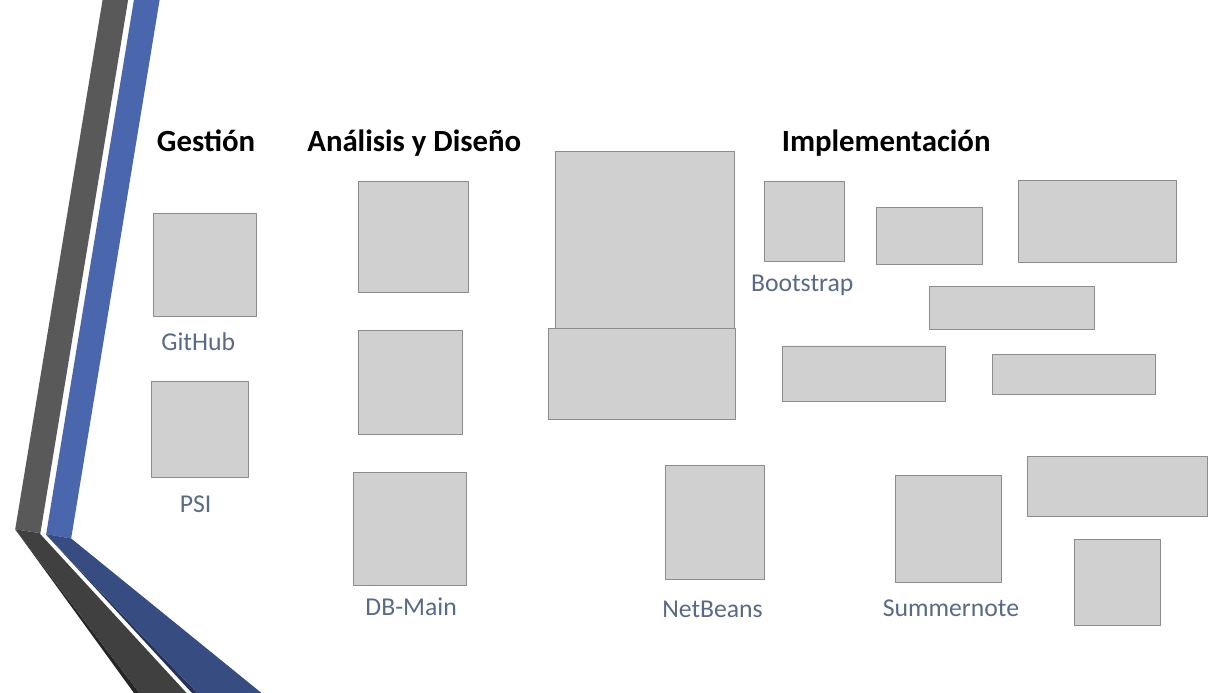
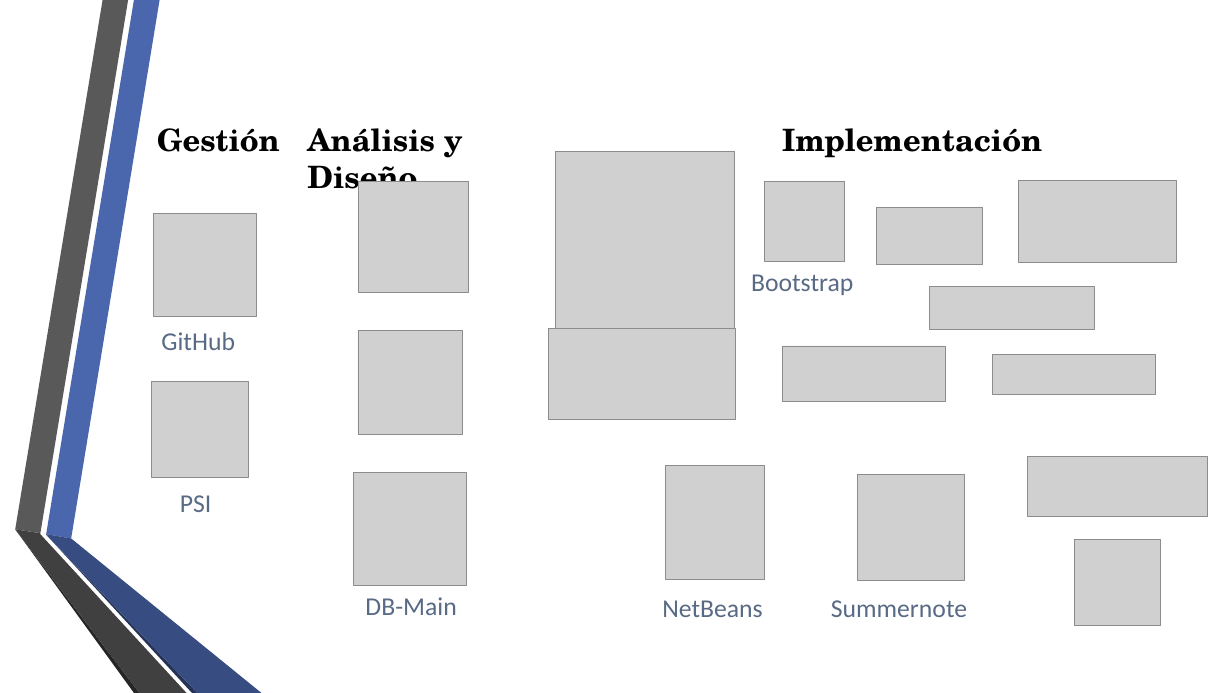
Before and after one commit to fge23/Sistema-VASPA, a slide deck: slide 26 of Presentaciones/Presentación VASPA - Diciembre 2020 - Examen Final/Presentación VASPA - Diciembre 2020 - Examen Final.pptx (slide 23 before the commit). Drawn at 1232x693 pixels with LibreOffice and Linux fonts; fonts in the diff are those of the drawing; grey boxes stand for pictures; background and template pictures are left out. Boxes give left, top, right and bottom in pixels: in the first picture for what was removed or moved away, otherwise in the second. Text is boxed around its words. In the diff, an @@ line names an element or a change of style, - is before the commit and + after.

```diff
--- a/Presentaciones/Presentación VASPA - Diciembre 2020 - Examen Final/Presentación VASPA - Diciembre 2020 - Examen Final.pptx
+++ b/Presentaciones/Presentación VASPA - Diciembre 2020 - Examen Final/Presentación VASPA - Diciembre 2020 - Examen Final.pptx
@@ font Calibri to TeX Gyre Schola in 3 elements at bbox=[157, 128, 280, 152], bbox=[782, 128, 1042, 158], bbox=[307, 128, 463, 199] @@
@@ picture: place and size @@
-picture at bbox=[896, 476, 1002, 582]
+picture at bbox=[858, 475, 964, 581]
@@ text "Summernote": place and size @@
-text "Summernote" at bbox=[883, 599, 1019, 616]
+text "Summernote" at bbox=[831, 600, 967, 617]
```
Also in this commit, not shown: 6 other slides changed, 3 slides added, 1 other file.
